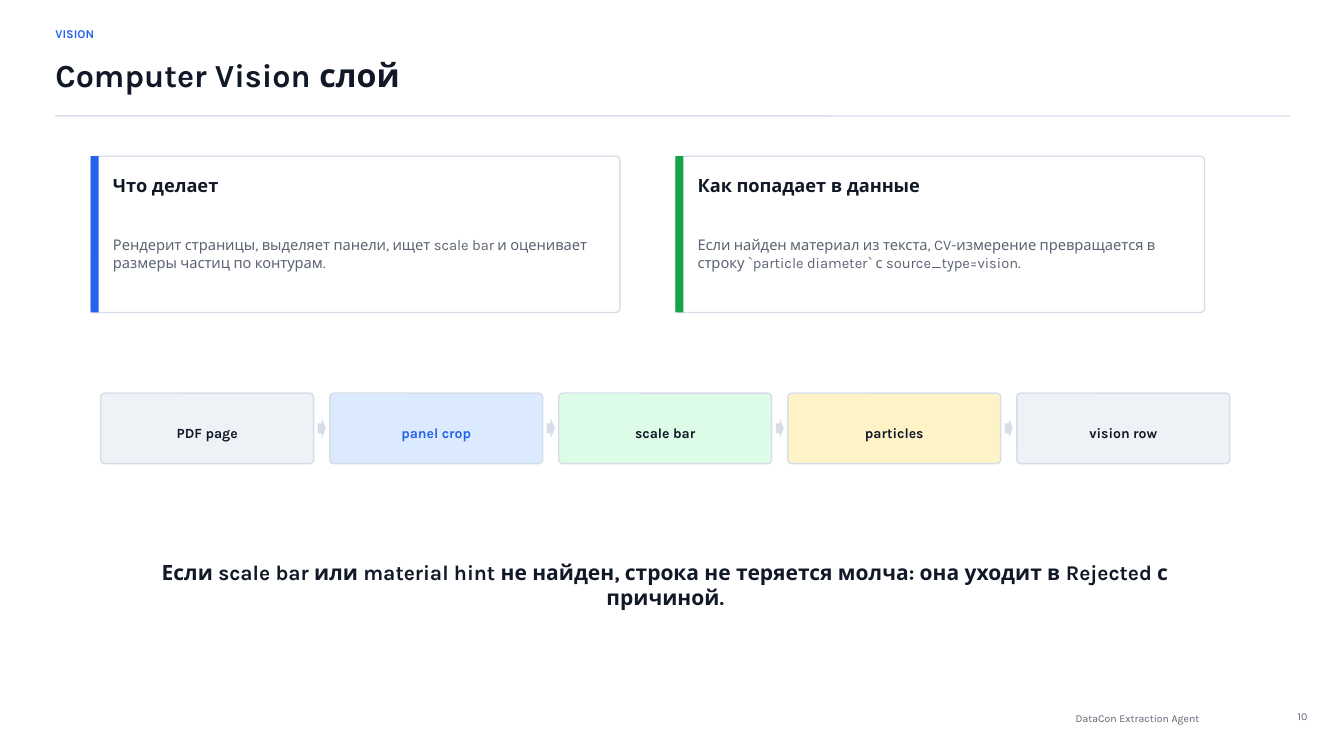
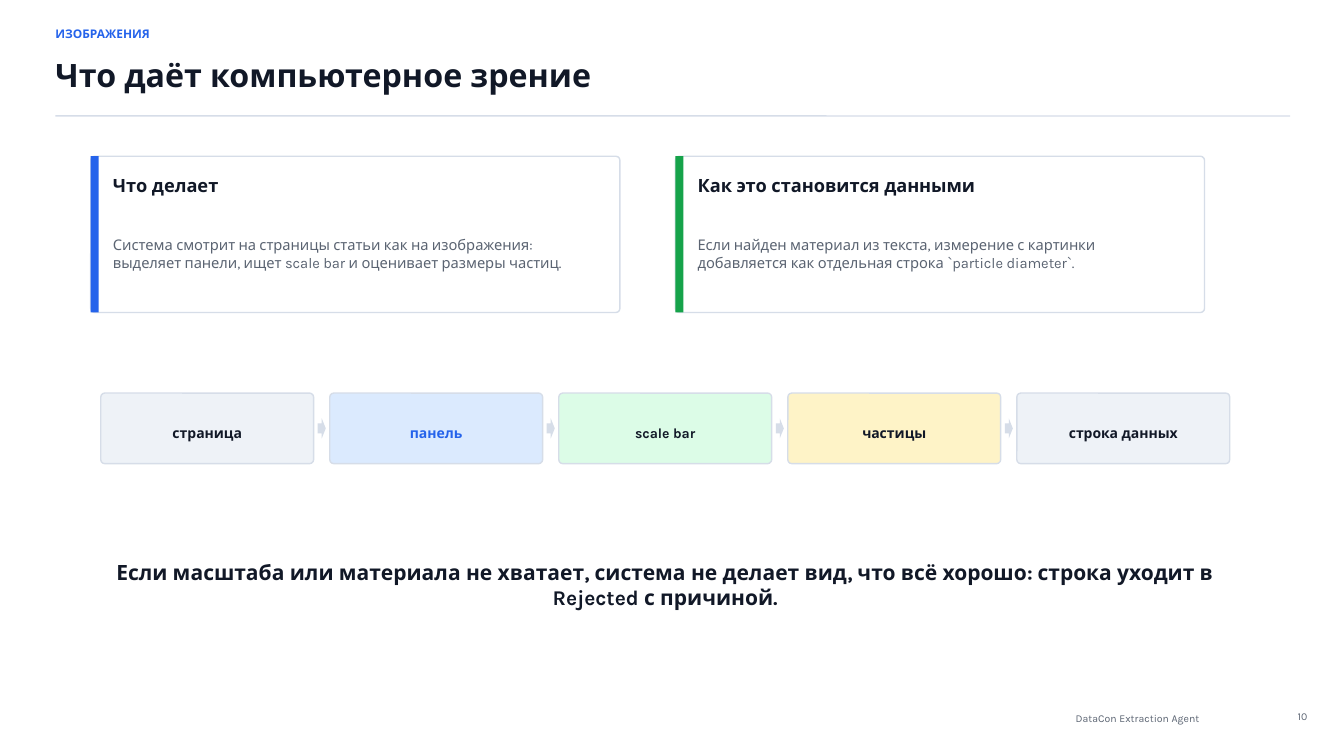
Before and after one commit to Aillight/DATACON-Million-miles-of-SMILES, a slide deck: slide 10 of presentation/DataCon_Extraction_Agent_Presentation.pptx. Drawn at 1344x756 pixels with LibreOffice and Linux fonts; fonts in the diff are those of the drawing. Boxes give left, top, right and bottom in pixels: in the first picture for what was removed or moved away, otherwise in the second. Text is boxed around its words. In the diff, an @@ line names an element or a change of style, - is before the commit and + after.

```diff
--- a/presentation/DataCon_Extraction_Agent_Presentation.pptx
+++ b/presentation/DataCon_Extraction_Agent_Presentation.pptx
@@ text at bbox=[55, 29, 149, 38]: text changed @@
-VISION
+ИЗОБРАЖЕНИЯ
@@ text at bbox=[55, 63, 591, 95]: text changed @@
-Computer Vision слой
+Что даёт компьютерное зрение
@@ text at bbox=[698, 179, 975, 196]: text changed @@
-Как попадает в данные
+Как это становится данными
@@ text at bbox=[113, 239, 559, 272]: text changed @@
-Рендерит страницы, выделяет панели, ищет scale bar и оценивает размеры частиц по контурам.
+Система смотрит на страницы статьи как на изображения: выделяет панели, ищет scale bar и оценивает размеры частиц.
@@ text at bbox=[698, 239, 1095, 272]: text changed @@
-Если найден материал из текста, CV-измерение превращается в строку `particle diameter` с source_type=vision.
+Если найден материал из текста, измерение с картинки добавляется как отдельная строка `particle diameter`.
@@ text at bbox=[172, 430, 242, 442]: text changed @@
-PDF page
+страница
@@ text at bbox=[410, 430, 463, 438]: text changed @@
-panel crop
+панель
@@ text at bbox=[862, 430, 926, 441]: text changed @@
-particles
+частицы
@@ text at bbox=[1069, 430, 1178, 442]: text changed @@
-vision row
+строка данных
@@ text at bbox=[116, 564, 1213, 611]: text changed @@
-Если scale bar или material hint не найден, строка не теряется молча: она уходит в Rejected с причиной.
+Если масштаба или материала не хватает, система не делает вид, что всё хорошо: строка уходит в Rejected с причиной.
```
Also in this commit, not shown: 19 other slides changed, 1 other file.
